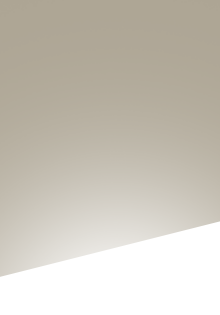
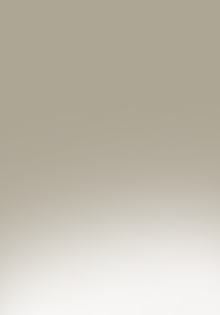
Layers edited between the first and the second (220, 315) image:
hid "Calque 2" over 0, 221, 220, 315
painted on "Calque 3" over 0, 85, 220, 315
painted on "Arrière-plan" over 0, 51, 220, 315
